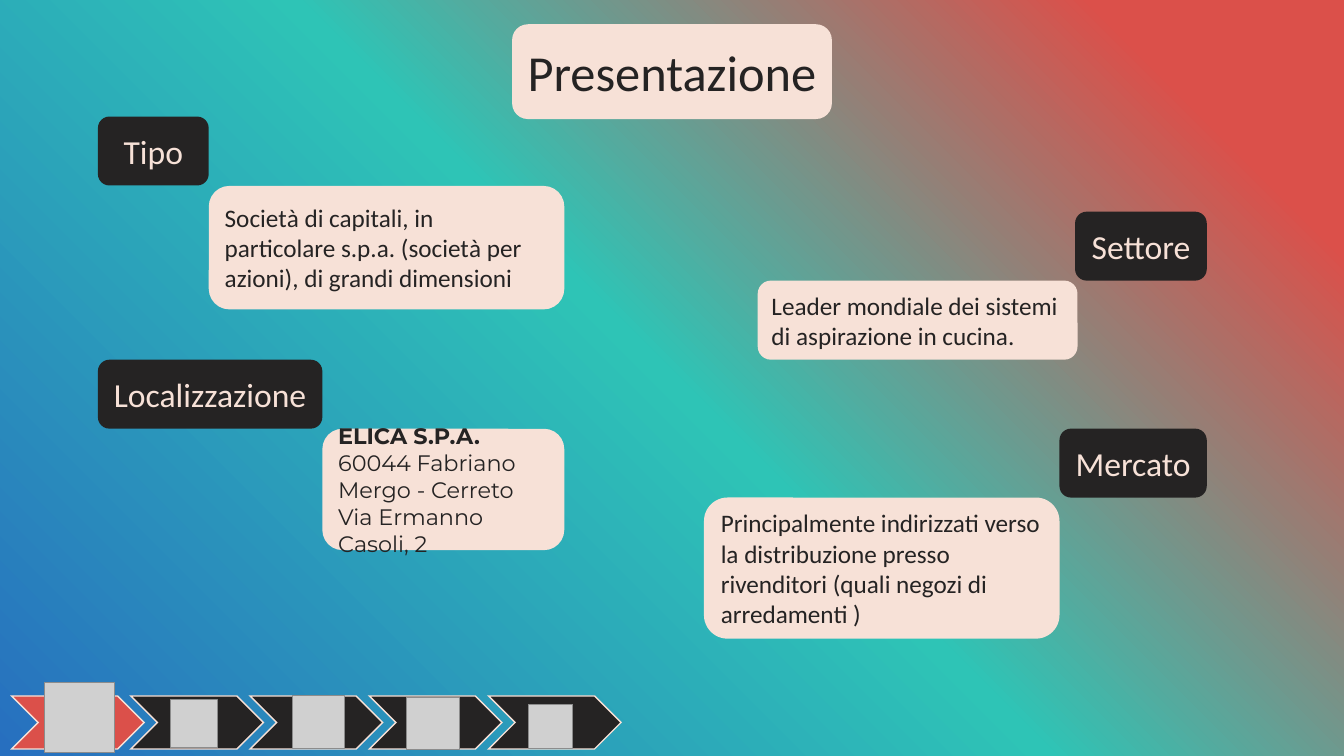
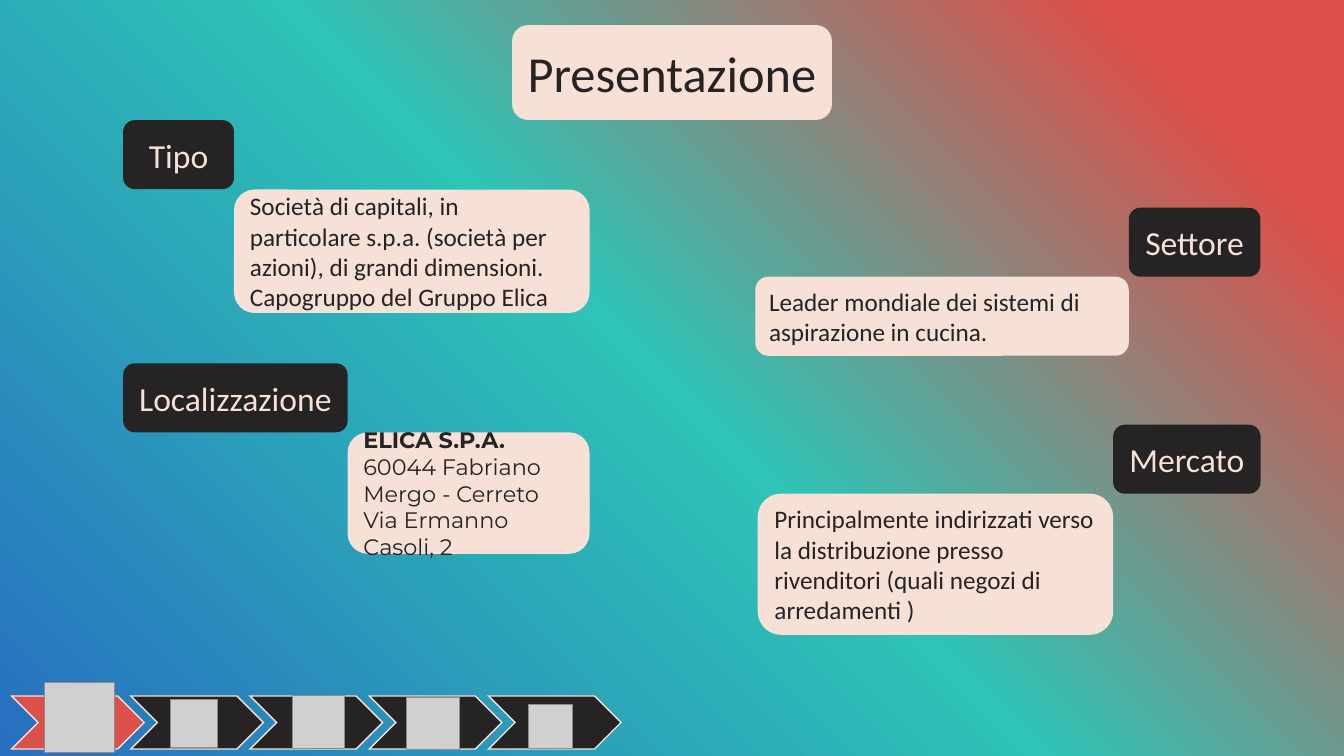
Before and after one commit to OMGitsDrake/PWEOA23-IDueMoschettieri, a slide deck: slide 4 of I Due Moschettieri.pptx. Drawn at 1344x756 pixels with LibreOffice and Linux fonts; fonts in the diff are those of the drawing; grey boxes stand for pictures. Boxes give left, top, right and bottom in pixels: in the first picture for what was removed or moved away, otherwise in the second. Text is boxed around its words. In the diff, an @@ line names an element or a change of style, - is before the commit and + after.

```diff
--- a/I Due Moschettieri.pptx
+++ b/I Due Moschettieri.pptx
@@ 4 rounded rectangles: place and size @@
-4 rounded rectangles at box(98, 117, 565, 549)
+4 rounded rectangles at box(123, 120, 590, 554)
@@ text in rounded rectangle at box(250, 197, 548, 313): text changed @@
-Società di capitali, in particolare s.p.a. (società per azioni), di grandi dimensioni
+Società di capitali, in particolare s.p.a. (società per azioni), di grandi dimensioni.
+Capogruppo del Gruppo Elica
@@ rounded rectangle "Leader mondiale dei sistemi di ...": place and size @@
-rounded rectangle "Leader mondiale dei sistemi di ..." at box(758, 280, 1078, 359)
+rounded rectangle "Leader mondiale dei sistemi di ..." at box(755, 276, 1129, 355)
@@ 3 rounded rectangles: place and size @@
-3 rounded rectangles at box(704, 212, 1208, 639)
+3 rounded rectangles at box(758, 208, 1261, 635)
```
Also in this commit, not shown: 5 other slides changed.
